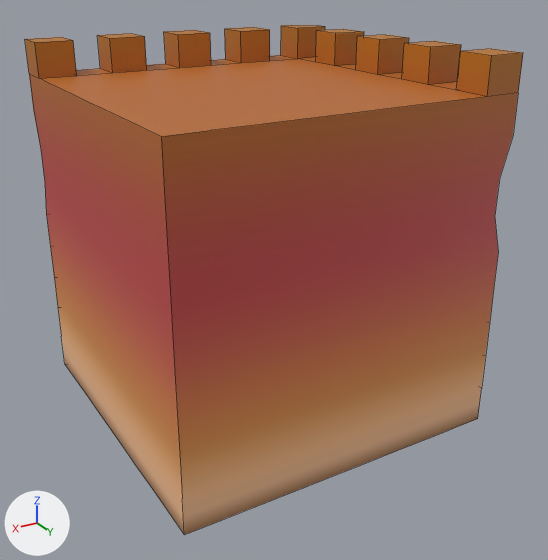
Renders of the FBX model Assets/Models/TileSets/Tileset 1/fort2.001.fbx from each side of a commit.
The view is the same before and after, from a 50 mm lens placed at (1.077, 1.896, 0.832), pointed at (-0.016, 0.074, -0.079). Every picture has the same lights, and +X, +Y and +Z are marked at lower left. Mesh edges are drawn as thin lines. Where no turn or scale is listed for an object, it has been applied to the vertices.

Objects in the first picture: 'fort2.001'.
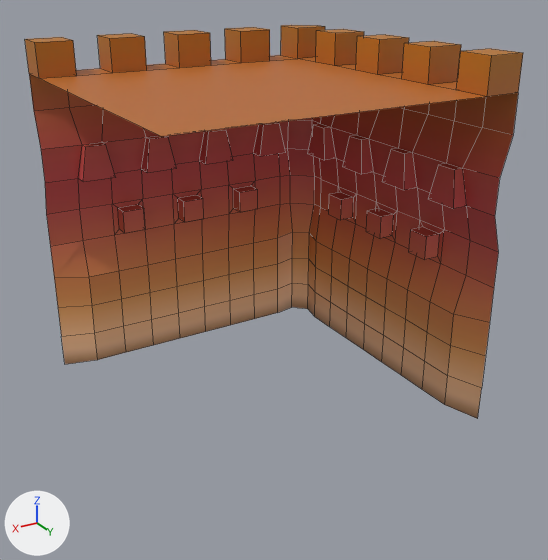
What the commit changed:
me_cube_037 is used by ob_fort2_001; location (0.0, 0.0, 0.0).
me_cube_037 had 374 vertices, 309 faces and spanned x -0.5..0.5, y -0.5..0.5, z -0.5..0.6.
me_cube_037 now has 349 vertices, 306 faces and spans x -0.5..0.5, y -0.5..0.5, z -0.5..0.6.
Part 1, on me_cube_037:
25 vertices are removed from x -0.389..0.5, y -0.389..0.5, z -0.5..0.389.
3 faces are deleted.

Pixel boxes [x1, y1, x2, y2] of what changed, in the pictures (548 x 560 px):
'fort2.001', reshaped (23% shorter)
    before: [25, 25, 523, 535]
    after: [25, 25, 523, 419]
part 1 of me_cube_037, deleted (brown)
    before: [29, 74, 518, 535]
